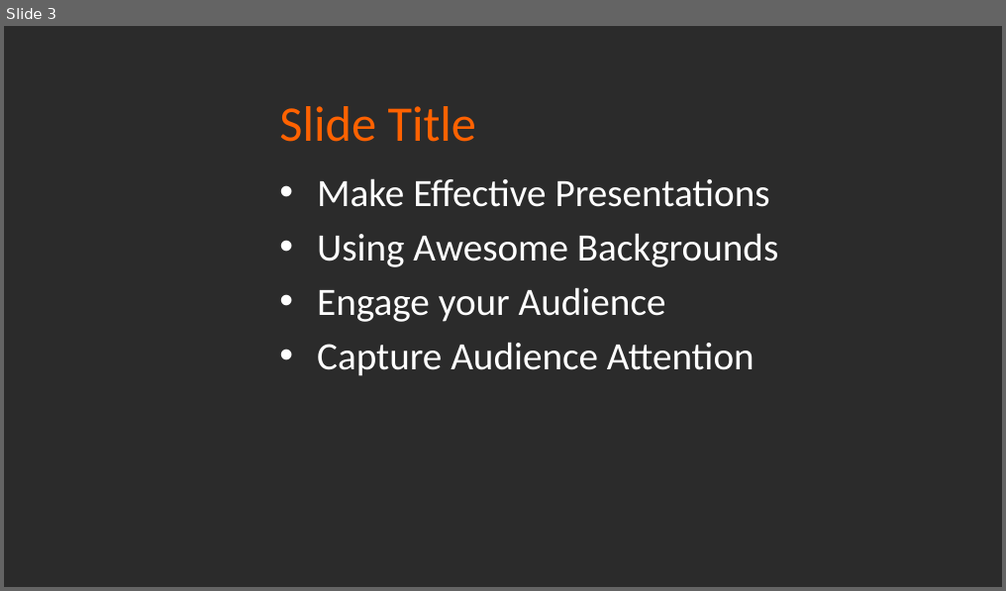
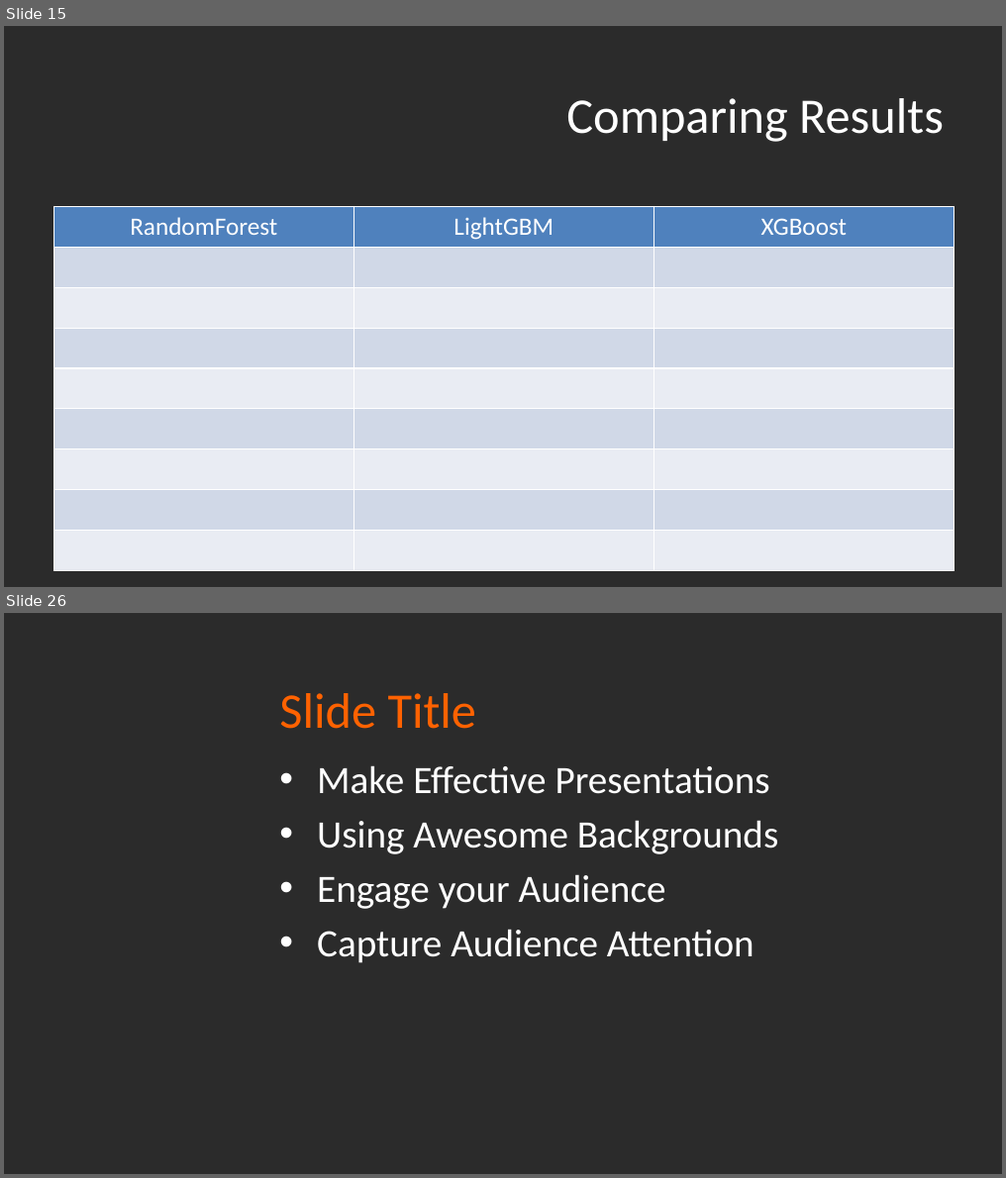
Before and after one commit to brian-campbell/ai-bootcamp-project-2, a slide deck: Machine_Learning_of_Phishing_URL_Data_.pptx. Shown one above the other, each under a label of ours: slide 3 before the commit, slides 15 and 26 after it; the slides between them are not shown. The pictures are 1006x591 and 1006x1178 pixels, drawn with LibreOffice and Linux fonts; fonts in the diff are those of the drawing; background and template pictures are left out; a plain dark background stands for a picture behind light text. Boxes give left, top, right and bottom in pixels: in the first picture for what was removed or moved away, otherwise in the second. Text is boxed around its words. In the diff, an @@ line names an element or a change of style, - is before the commit and + after.

```diff
--- a/Machine_Learning_of_Phishing_URL_Data_.pptx
+++ b/Machine_Learning_of_Phishing_URL_Data_.pptx
@@ slide 15 added at (x1=4, y1=26, x2=1002, y2=587), background picture (left out) @@
@@ title added at (x1=566, y1=98, x2=944, y2=142), 36 pt, text #FFFFFF @@
+Comparing Results
@@ table added at (x1=54, y1=206, x2=955, y2=570), 9 rows, 3 columns @@
+RandomForest | LightGBM | XGBoost
+ |  | 
+ |  | 
+ |  | 
+ |  | 
+ |  | 
+ |  | 
+ |  | 
+ |  | 
@@ what was slide 3 is now slide 26 @@
```
Also in this commit, not shown: 1 slide changed, 23 other slides added, 1 slide removed, 2 other files.
